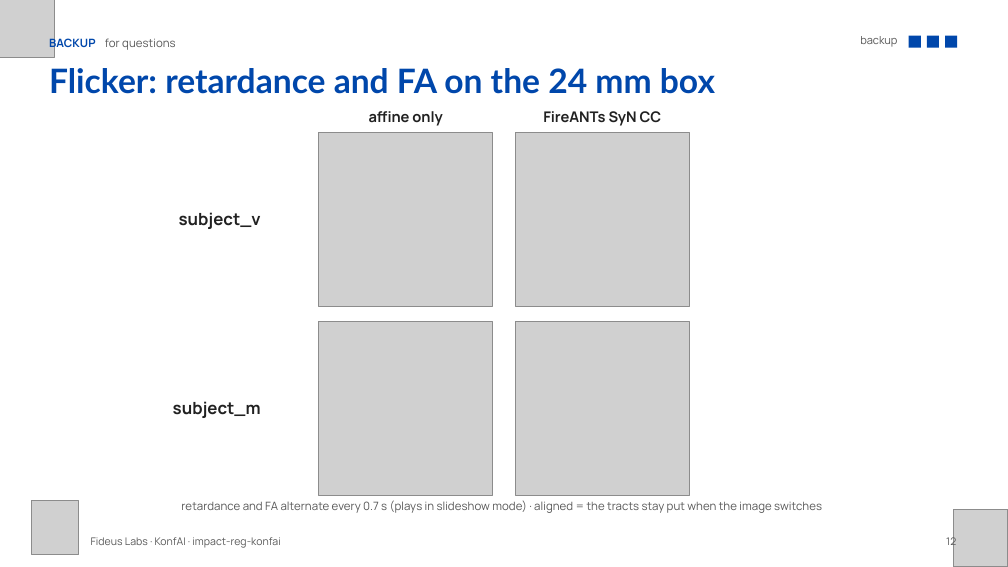
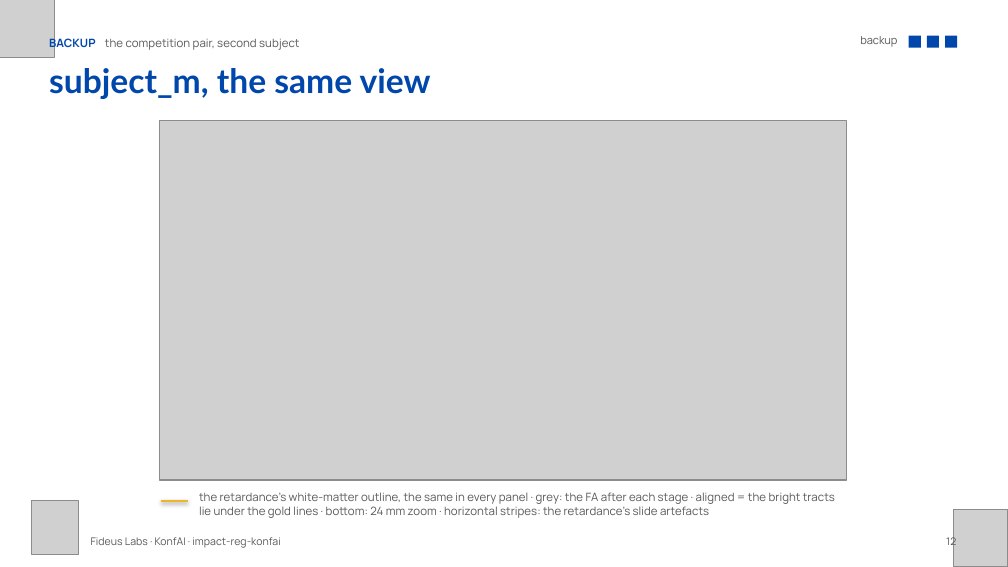
Before and after one commit to fideus-labs/impact-reg-ooc-demo, a slide deck: slide 12 of talk/KonfAI_registration_5min.pptx. Drawn at 1008x567 pixels with LibreOffice and Linux fonts; fonts in the diff are those of the drawing; grey boxes stand for pictures. Boxes give left, top, right and bottom in pixels: in the first picture for what was removed or moved away, otherwise in the second. Text is boxed around its words. In the diff, an @@ line names an element or a change of style, - is before the commit and + after.

Commit message:
Backup slide: the second subject, same view as the first

```diff
--- a/talk/KonfAI_registration_5min.pptx
+++ b/talk/KonfAI_registration_5min.pptx
@@ text at <box>49,36,299,51</box>: text changed @@
-BACKUP for questions
+BACKUP the competition pair, second subject
@@ text at <box>49,68,431,99</box>: text changed @@
-Flicker: retardance and FA on the 24 mm box
+subject_m, the same view
@@ text removed at <box>369,111,442,126</box> @@
-affine only
@@ text removed at <box>543,111,662,126</box> @@
-FireANTs SyN CC
@@ picture added at <box>159,121,847,480</box> @@
@@ picture removed at <box>319,132,492,305</box> @@
@@ picture removed at <box>515,132,688,305</box> @@
@@ text removed at <box>179,212,261,229</box> @@
-subject_v
@@ picture removed at <box>319,322,492,495</box> @@
@@ picture removed at <box>515,322,688,495</box> @@
@@ text removed at <box>173,401,261,418</box> @@
-subject_m
@@ line added from (160, 501) to (187, 501), #F0B429 1.69 pt @@
@@ text removed at <box>181,500,822,513</box> @@
-retardance and FA alternate every 0.7 s (plays in slideshow mode) · aligned = the tracts stay put when the image switches
@@ text added at <box>199,492,835,518</box>, 8.2 pt, text #595959 @@
+the retardance's white-matter outline, the same in every panel · grey: the FA after each stage · aligned = the bright tracts lie under the gold lines · bottom: 24 mm zoom · horizontal stripes: the retardance's slide artefacts
```
